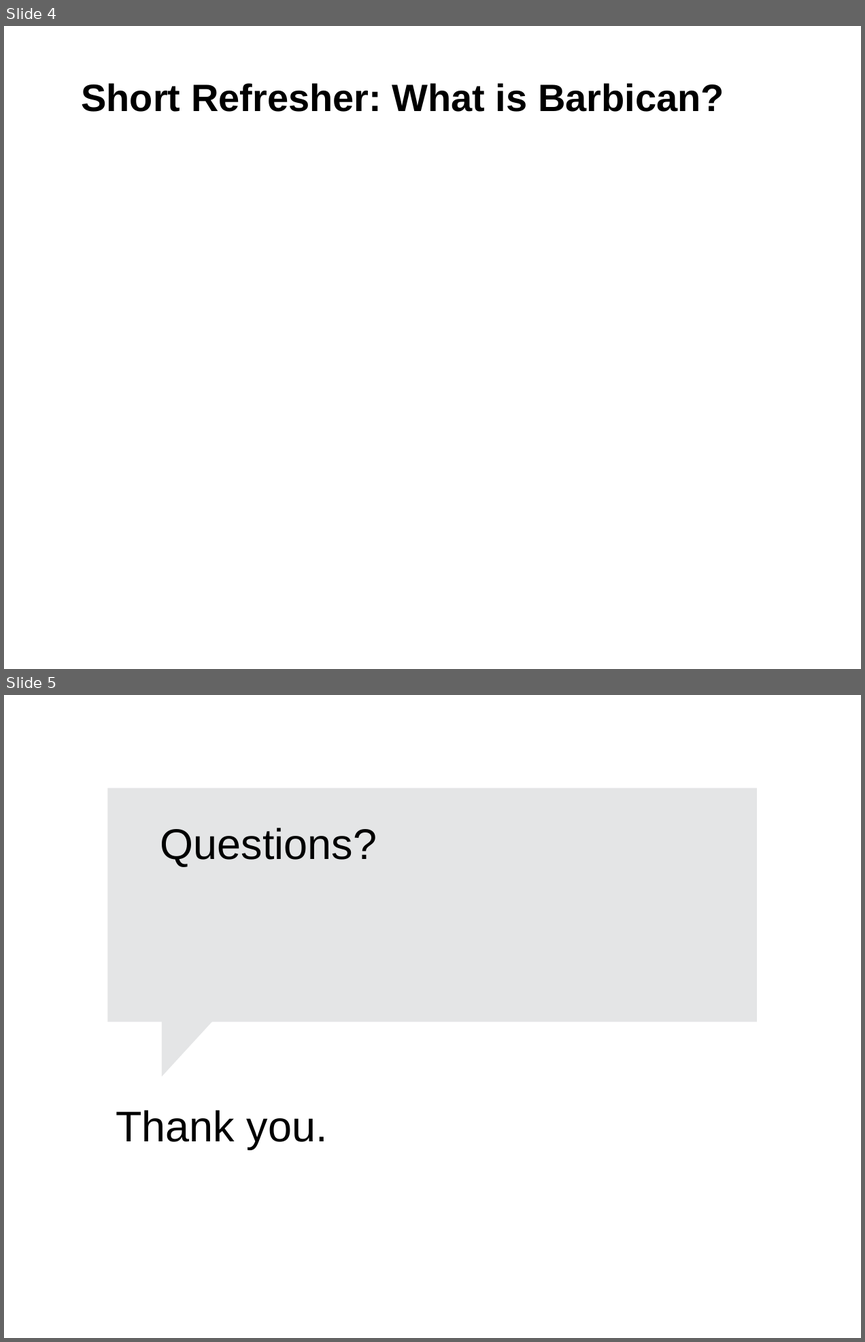
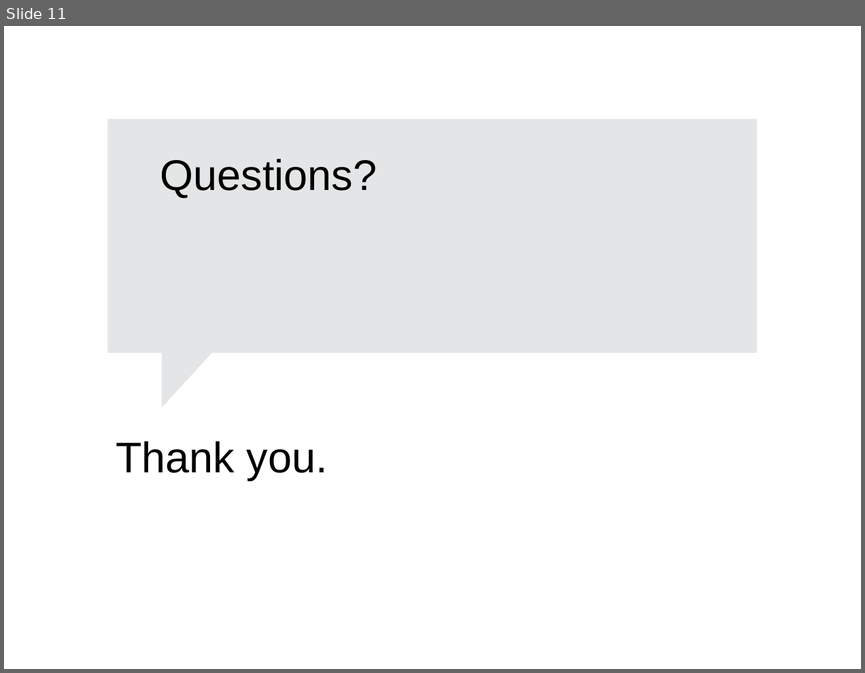
Before and after one commit to sayalilunkad/openstack-barcelona, a slide deck: hiding-in-the-clouds_secret-management-with-openstack-barbican/presentation.odp. Shown one above the other, each under a label of ours: slides 4 and 5 before the commit, slide 11 after it. The pictures are 865x1342 and 865x673 pixels, drawn with LibreOffice and Linux fonts; fonts in the diff are those of the drawing; background and template pictures are left out. Boxes give left, top, right and bottom in pixels: in the first picture for what was removed or moved away, otherwise in the second. Text is boxed around its words. In the diff, an @@ line names an element or a change of style, - is before the commit and + after.

```diff
--- a/hiding-in-the-clouds_secret-management-with-openstack-barbican/presentation.odp
+++ b/hiding-in-the-clouds_secret-management-with-openstack-barbican/presentation.odp
@@ slide 4 removed at [4,26,861,669], background #FFFFFF; not listed: 1 template element that a slide beside it also shows @@
@@ title removed at [81,83,724,112] @@
-Short Refresher: What is Barbican?
@@ what was slide 5 is now slide 11 @@
```
Also in this commit, not shown: 1 slide changed, 8 slides added, 1 other slide removed.
